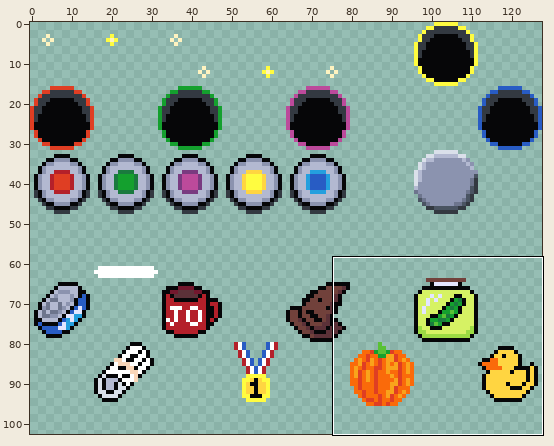
A pixel-art file gets an edit: Assets/Sprites/Raw/RollingRocks.ase. Above: a wide view before the commit, with the close-up outlined.
Close-up. Before:
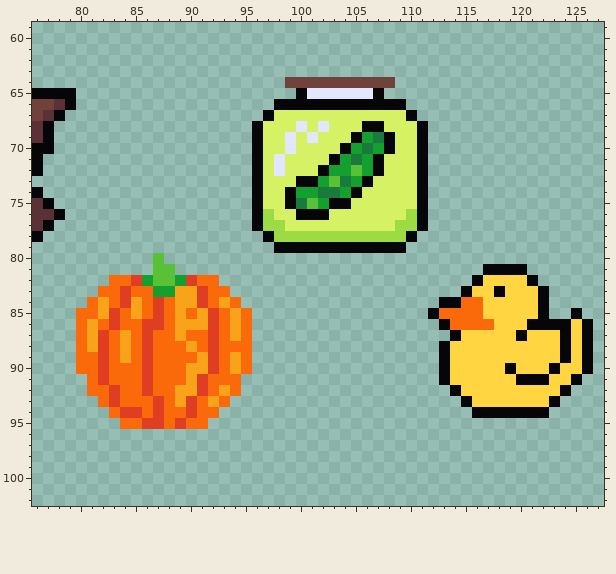
128x128 pixels, 1 frame. Shown: x 76..127, y 59..102. The wide view leaves out empty margins. The commit also changed other parts of the picture, which this record leaves out.
And afterwards:
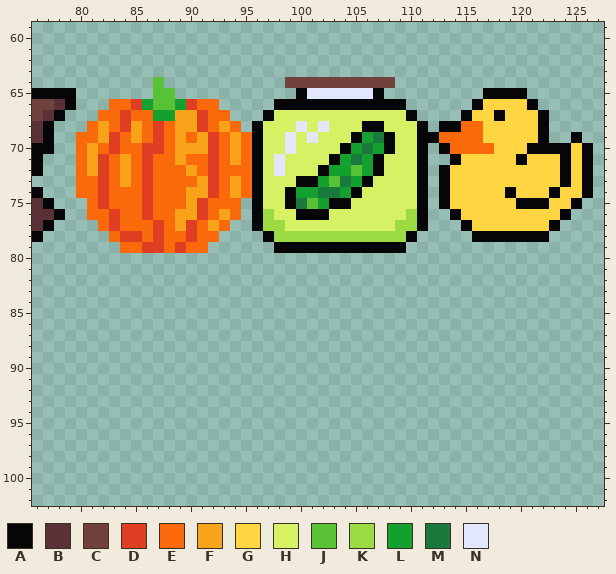
Palette (. is transparent): A #060608  B #5b3138  C #71413b  D #df3e23  E #fa6a0a  F #f9a31b  G #ffd541  H #d6f264  J #59c135  K #9cdb43  L #14a02e  M #1a7a3e  N #e3e6ff
Edits made:
@@ x 76..127 @@
  63 ....................................................
- 64 .......................CCCCCCCCCC...................
- 65 AAAA....................ANNNNNNA....................
- 66 CCBA..................AAAAAAAAAAAA..................
- 67 CBA..................AHHHHHHHHHHHHA.................
- 68 BA..................AHHHNHNHHHAAHHHA................
- 69 BA..................AHHNHNHHHALMAHHA................
- 70 AA..................AHHNHHHHALMLAHHA................
- 71 A...................AHNHHHHALMLAHHHA................
- 72 A...................AHNHHHALLJLAHHHA................
- 73 ....................AHHHAALJMLAHHHHA................
- 74 A...................AHHALLMMLAHHHHHA................
- 75 BA..................AHHAMJLAAHHHHHHA................
- 76 BBA.................AKHHAAAHHHHHHHKA................
- 77 BA..................AKKHHHHHHHHHHKKA................
- 78 A....................AKKKKKKKKKKKKA.................
- 79 ......................AAAAAAAAAAAA..................
- 80 ...........J........................................
- 81 ...........JJ............................AAAA.......
- 82 .......EEDLJJLDEE.......................AGGGGA......
- 83 ......EEDEELLFFDEE.....................AGGAGGGA.....
- 84 .....EFEDFEDEFFDEFE..................AAEEGGGGGA.....
- 85 ....EEFDEFEDEFEFDEFE................AEEEEGGGGGA..A..
- 86 ....EFEDEEDDEFFFDEFE.................AEEEEGGGAAAAGA.
- 87 ....EFDEFEDEEFEEDEFE..................AGGGGGAGGGAGA.
- 88 ....EFDEFEDEEEFEDEEE.................AGGGGGGGGGGAGA.
- 89 ....EEDEFEDEEEEFDEFE.................AGGGGGGGGGGAGA.
- 90 ....EEDEEEDEEEFFDEFE.................AGGGGGAGGGAGGA.
- 91 .....EDEEEDEEEFDEEE..................AGGGGGGAAAGGA..
- 92 .....EEDEEDEEFFDEFE...................AGGGGGGGGGA...
- 93 ......EDEEEDEFDEFE.....................AGGGGGGGA....
- 94 .......EDDEDEEDEE.......................AAAAAAA.....
- 95 ........EEDDEDEE....................................
+ 64 ...........J...........CCCCCCCCCC...................
+ 65 AAAA.......JJ...........ANNNNNNA.........AAAA.......
+ 66 CCBA...EEDLJJLDEE.....AAAAAAAAAAAA......AGGGGA......
+ 67 CBA...EEDEELLFFDEE...AHHHHHHHHHHHHA....AGGAGGGA.....
+ 68 BA...EFEDFEDEFFDEFE.AHHHNHNHHHAAHHHA.AAEEGGGGGA.....
+ 69 BA..EEFDEFEDEFEFDEFEAHHNHNHHHALMAHHAAEEEEGGGGGA..A..
+ 70 AA..EFEDEEDDEFFFDEFEAHHNHHHHALMLAHHA.AEEEEGGGAAAAGA.
+ 71 A...EFDEFEDEEFEEDEFEAHNHHHHALMLAHHHA..AGGGGGAGGGAGA.
+ 72 A...EFDEFEDEEEFEDEEEAHNHHHALLJLAHHHA.AGGGGGGGGGGAGA.
+ 73 ....EEDEFEDEEEEFDEFEAHHHAALJMLAHHHHA.AGGGGGGGGGGAGA.
+ 74 A...EEDEEEDEEEFFDEFEAHHALLMMLAHHHHHA.AGGGGGAGGGAGGA.
+ 75 BA...EDEEEDEEEFDEEE.AHHAMJLAAHHHHHHA.AGGGGGGAAAGGA..
+ 76 BBA..EEDEEDEEFFDEFE.AKHHAAAHHHHHHHKA..AGGGGGGGGGA...
+ 77 BA....EDEEEDEFDEFE..AKKHHHHHHHHHHKKA...AGGGGGGGA....
+ 78 A......EDDEDEEDEE....AKKKKKKKKKKKKA.....AAAAAAA.....
+ 79 ........EEDDEDEE......AAAAAAAAAAAA..................
+ 80 ....................................................
+ 81 ....................................................
+ 82 ....................................................
+ 83 ....................................................
+ 84 ....................................................
+ 85 ....................................................
+ 86 ....................................................
+ 87 ....................................................
+ 88 ....................................................
+ 89 ....................................................
+ 90 ....................................................
+ 91 ....................................................
+ 92 ....................................................
+ 93 ....................................................
+ 94 ....................................................
+ 95 ....................................................
  96 ....................................................
